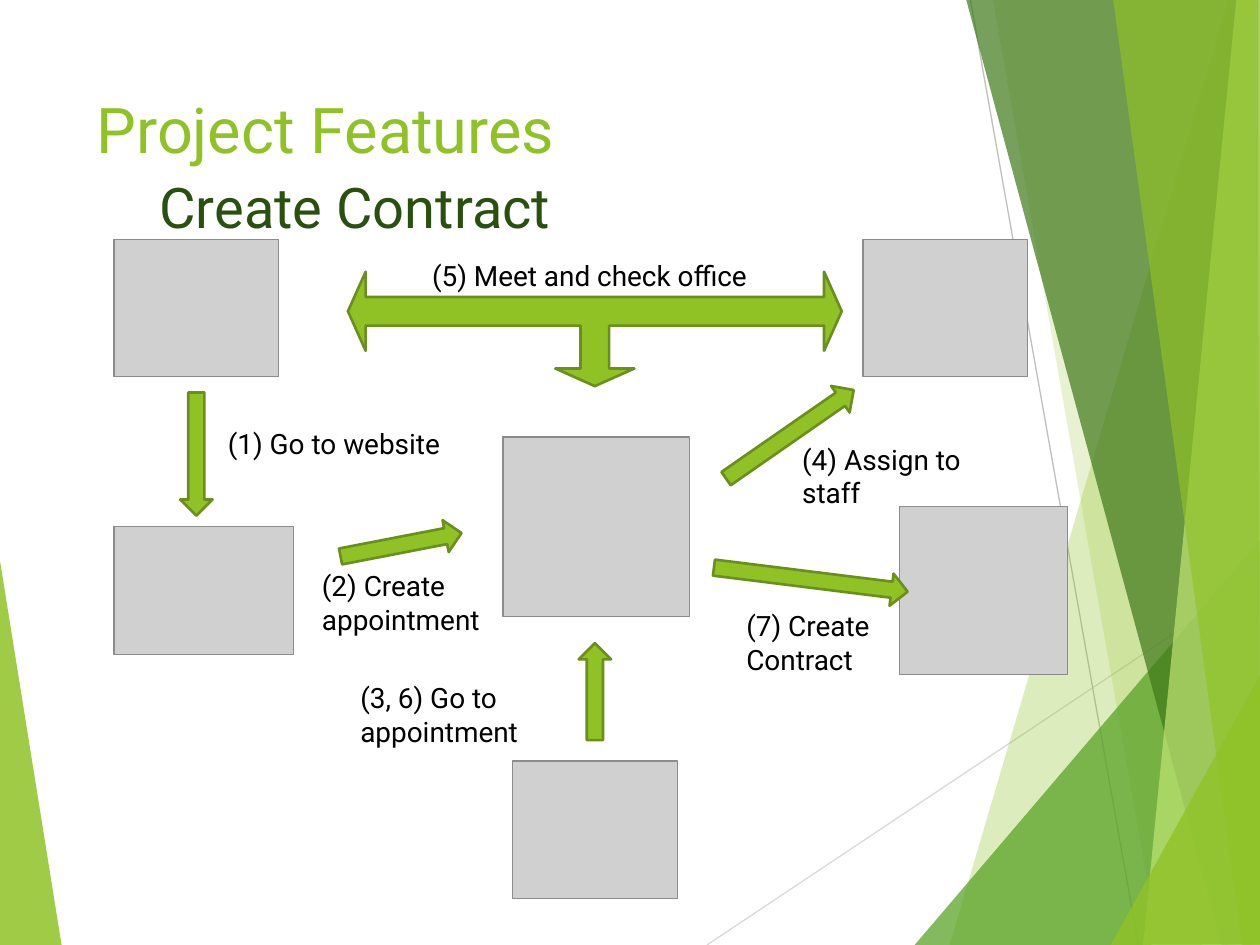
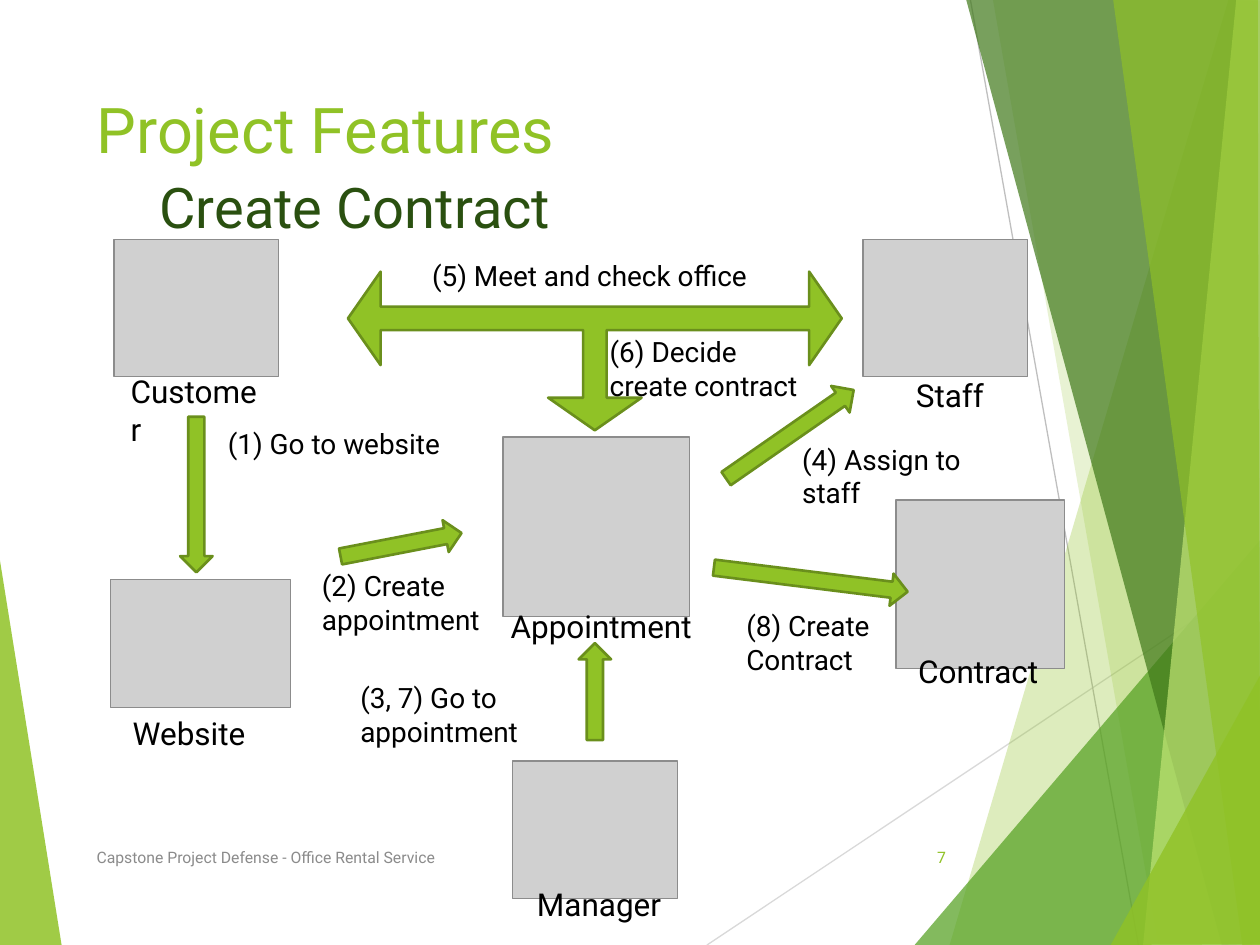
Before and after one commit to tienlx93/capstone-ors, a slide deck: slide 7 of doc/Quoc/SlidePresentation.pptx (slide 8 before the commit). Drawn at 1260x945 pixels with LibreOffice and Linux fonts; fonts in the diff are those of the drawing; grey boxes stand for pictures. Boxes give left, top, right and bottom in pixels: in the first picture for what was removed or moved away, otherwise in the second. Text is boxed around its words. In the diff, an @@ line names an element or a change of style, - is before the commit and + after.

```diff
--- a/doc/Quoc/SlidePresentation.pptx
+++ b/doc/Quoc/SlidePresentation.pptx
@@ left right up arrow: place and size @@
-left right up arrow at box(348, 272, 842, 387)
+left right up arrow at box(348, 272, 842, 431)
@@ left right up arrow at box(348, 272, 842, 431): proportions changed @@
@@ text added at box(610, 340, 797, 403), 16 pt, text #000000 @@
+(6) Decide create contract
@@ text added at box(118, 365, 278, 416), 18 pt, text #000000 @@
+Customer
@@ text added at box(916, 383, 984, 408), 18 pt, text #000000 @@
+Staff
@@ right arrow: place and size @@
-right arrow at box(180, 392, 213, 515)
+right arrow at box(180, 418, 212, 573)
@@ picture: place and size @@
-picture at box(900, 507, 1067, 674)
+picture at box(896, 500, 1063, 668)
@@ picture: place and size @@
-picture at box(113, 527, 294, 655)
+picture at box(111, 580, 291, 708)
@@ text added at box(511, 610, 692, 646), 18 pt, text #000000 @@
+Appointment
@@ text at box(746, 613, 869, 671): text changed @@
-(7) Create Contract
+(8) Create Contract
@@ text at box(360, 685, 518, 748): text changed @@
-(3, 6) Go to appointment
+(3, 7) Go to appointment
@@ text added at box(918, 660, 1038, 691), 18 pt, text #000000 @@
+Contract
@@ text added at box(133, 721, 246, 746), 18 pt, text #000000 @@
+Website
@@ text added at box(97, 851, 435, 866), 9 pt, text #8C8C8C @@
+Capstone Project Defense - Office Rental Service
@@ page number added at box(937, 851, 946, 863), 9 pt, text #90C226 @@
+7
@@ text added at box(537, 893, 661, 923), 18 pt, text #000000 @@
+Manager
```
Also in this commit, not shown: 4 other slides changed.
